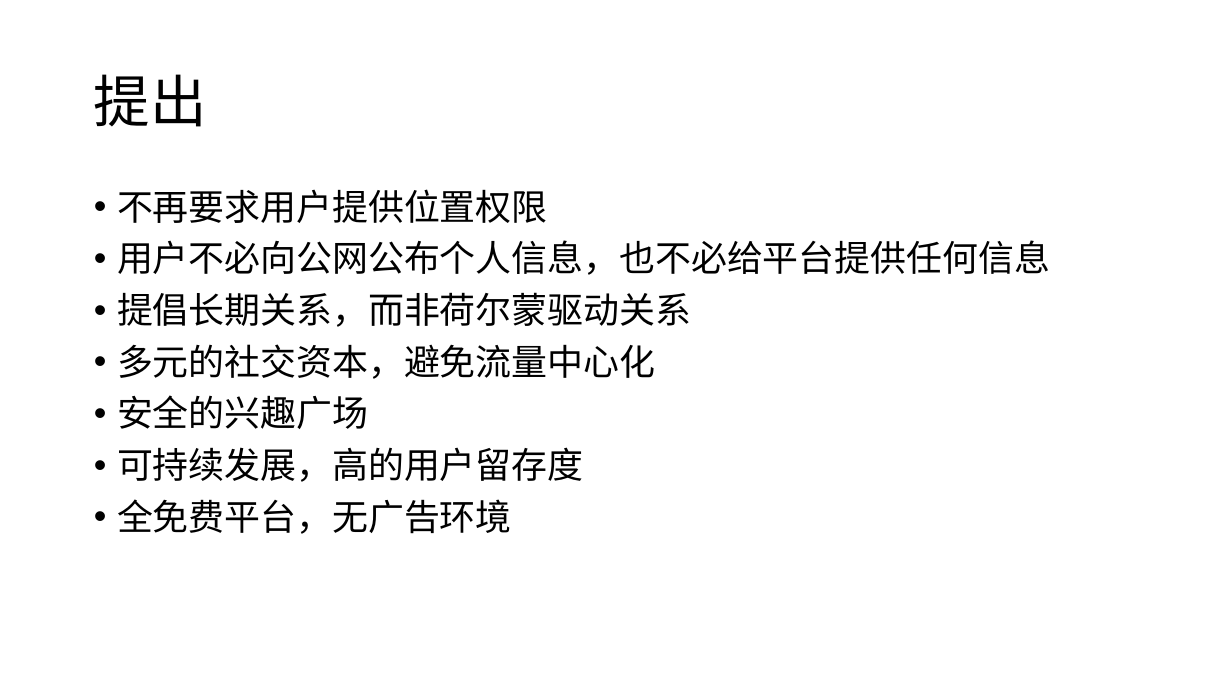
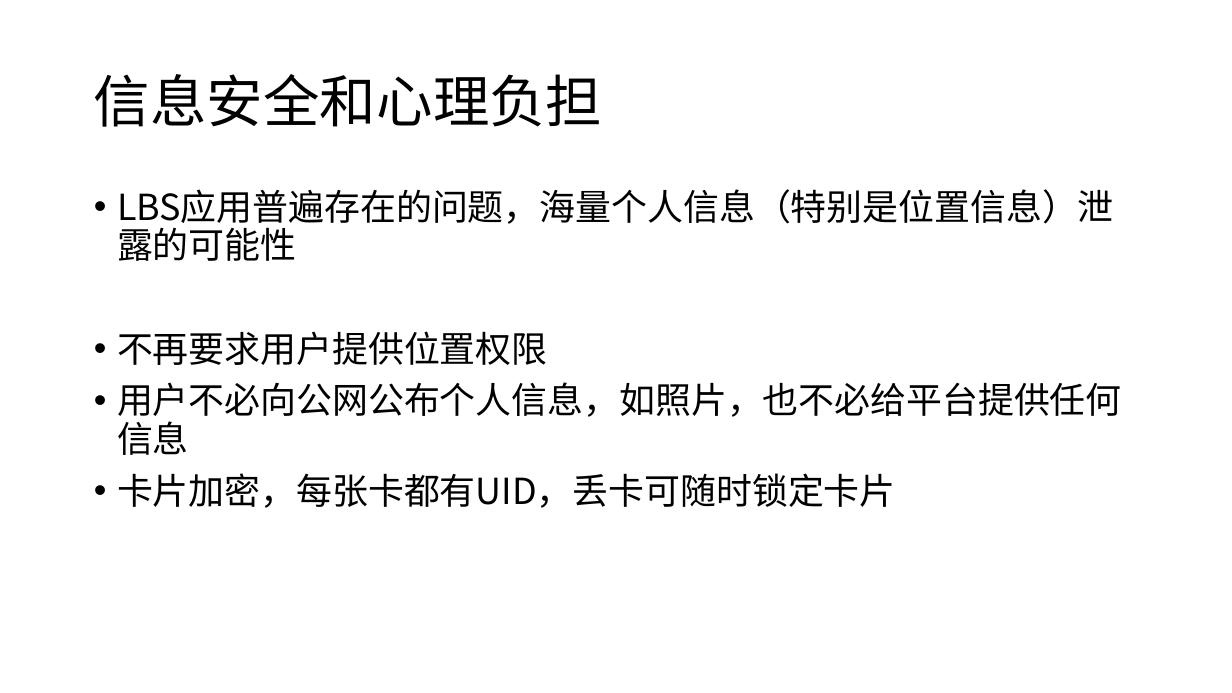
Before and after one commit to TingliangZhang/girlsday2021, a slide deck: slide 8 of LaunchEvent/2021FutureInteractionSpacialEvent.pptx. Drawn at 1232x693 pixels with LibreOffice and Linux fonts; fonts in the diff are those of the drawing. Boxes give left, top, right and bottom in pixels: in the first picture for what was removed or moved away, otherwise in the second. Text is boxed around its words. In the diff, an @@ line names an element or a change of style, - is before the commit and + after.

```diff
--- a/LaunchEvent/2021FutureInteractionSpacialEvent.pptx
+++ b/LaunchEvent/2021FutureInteractionSpacialEvent.pptx
@@ title at (94,74,603,127): text changed @@
-提出
+信息安全和心理负担
@@ text at (117,189,1114,261): paragraph added @@
+• LBS应用普遍存在的问题，海量个人信息（特别是位置信息）泄露的可能性
@@ text at (117,382,1122,508): text changed @@
-• 用户不必向公网公布个人信息，也不必给平台提供任何信息
-• 提倡长期关系，而非荷尔蒙驱动关系
-• 多元的社交资本，避免流量中心化
-• 安全的兴趣广场
-• 可持续发展，高的用户留存度
-• 全免费平台，无广告环境
+• 用户不必向公网公布个人信息，如照片，也不必给平台提供任何信息
+• 卡片加密，每张卡都有UID，丢卡可随时锁定卡片
```
Also in this commit, not shown: 3 other slides changed, 3 slides added, 3 slides removed.
